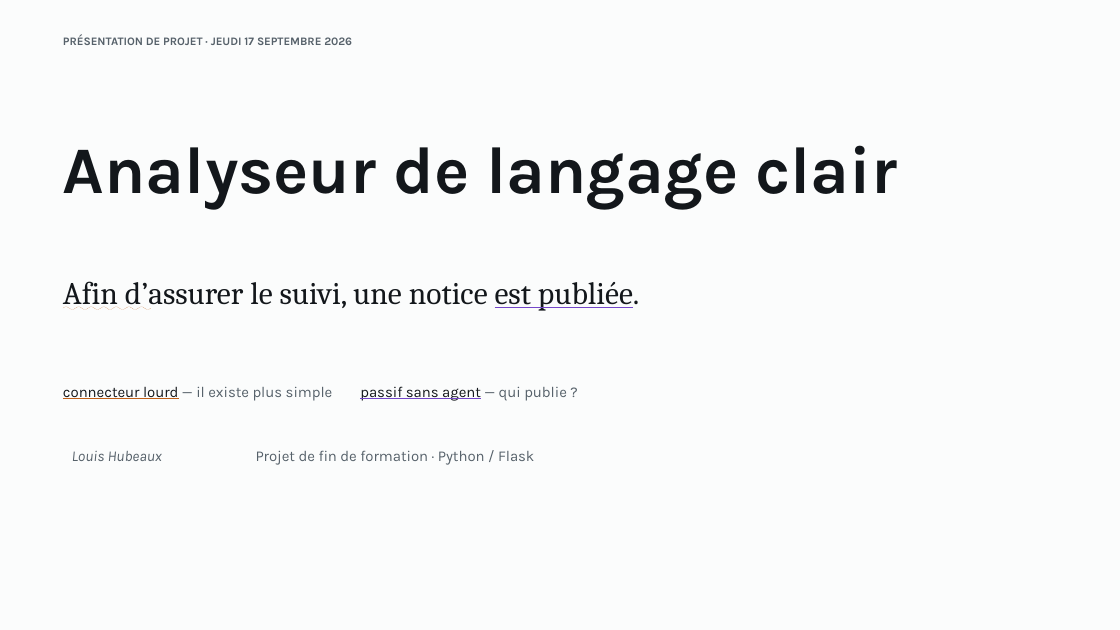
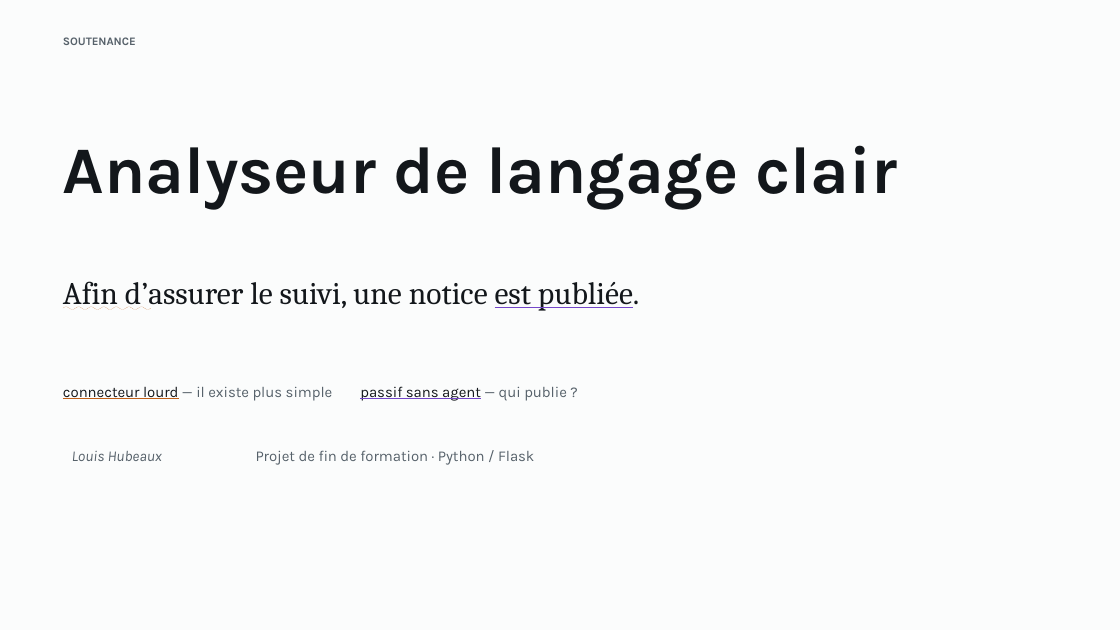
Before and after one commit to lhubeaux/final_project, a slide deck: slide 1 of docs/soutenance.pptx. Drawn at 1120x630 pixels with LibreOffice and Linux fonts; fonts in the diff are those of the drawing. Boxes give left, top, right and bottom in pixels: in the first picture for what was removed or moved away, otherwise in the second. Text is boxed around its words. In the diff, an @@ line names an element or a change of style, - is before the commit and + after.

```diff
--- a/docs/soutenance.pptx
+++ b/docs/soutenance.pptx
@@ text at <box>63,37,136,45</box>: text changed @@
-PRÉSENTATION DE PROJET · JEUDI 17 SEPTEMBRE 2026
+SOUTENANCE
```
Also in this commit, not shown: 8 other slides changed, 2 slides added, 2 slides removed, 1 other file.
